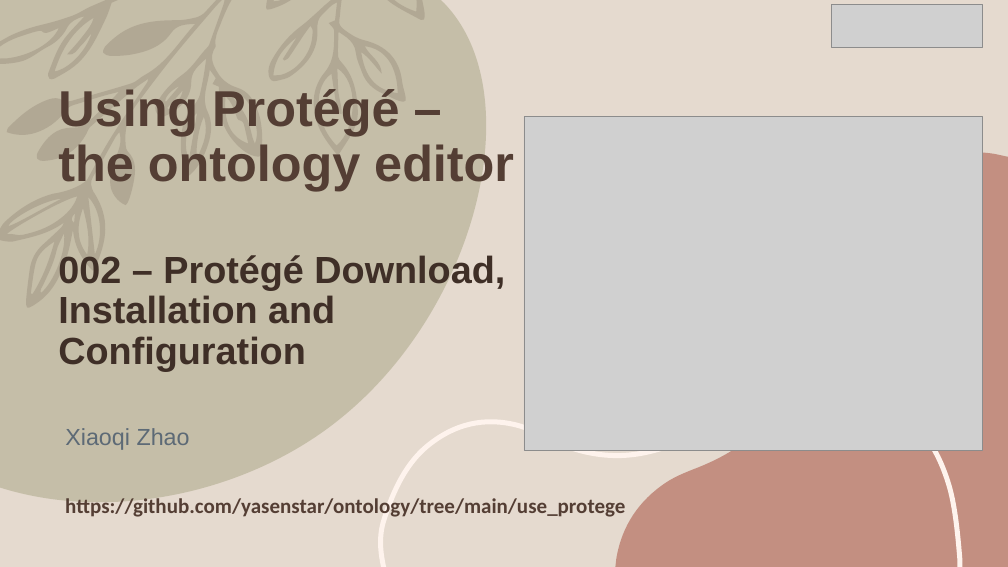
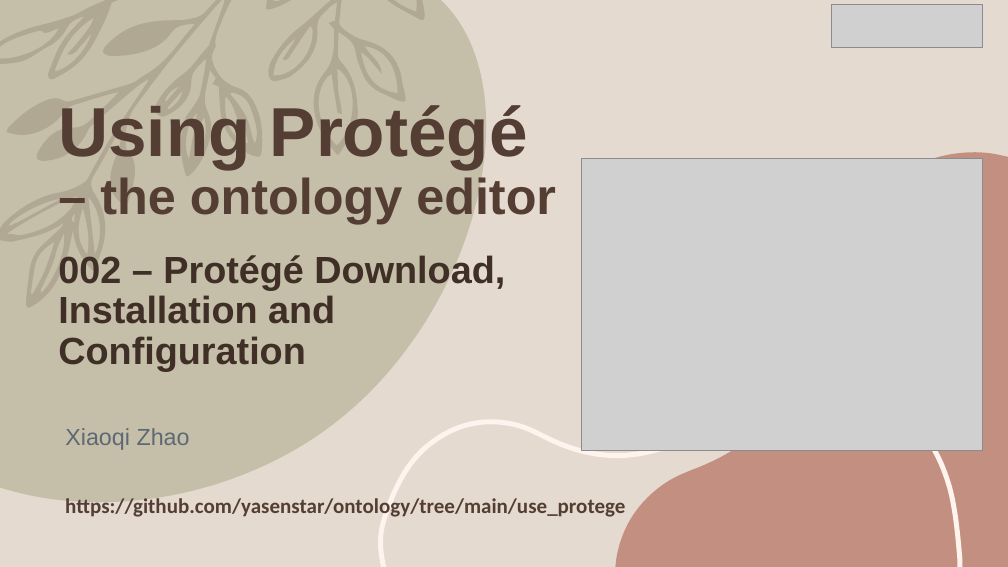
Before and after one commit to yasenstar/ontology, a slide deck: slide 3 of use_protege/Using_Protege.pptx. Drawn at 1008x567 pixels with LibreOffice and Linux fonts; fonts in the diff are those of the drawing; grey boxes stand for pictures. Boxes give left, top, right and bottom in pixels: in the first picture for what was removed or moved away, otherwise in the second. Text is boxed around its words. In the diff, an @@ line names an element or a change of style, - is before the commit and + after.

```diff
--- a/use_protege/Using_Protege.pptx
+++ b/use_protege/Using_Protege.pptx
@@ title "Using Protégé – the ontology ..." at bbox=[58, 105, 556, 224]: size 48 to 66 pt in "Using Protégé" @@
@@ picture: place and size @@
-picture at bbox=[524, 116, 983, 451]
+picture at bbox=[582, 159, 983, 451]
```
Also in this commit, not shown: 1 other slide changed, 3 other files.
